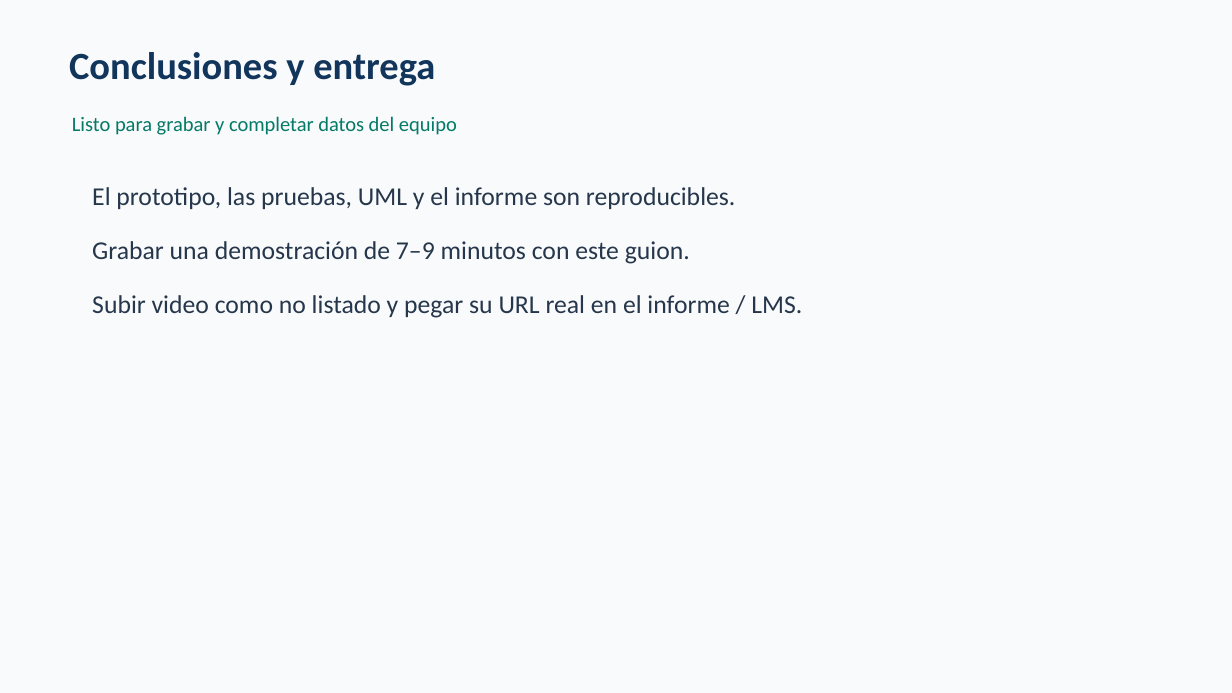
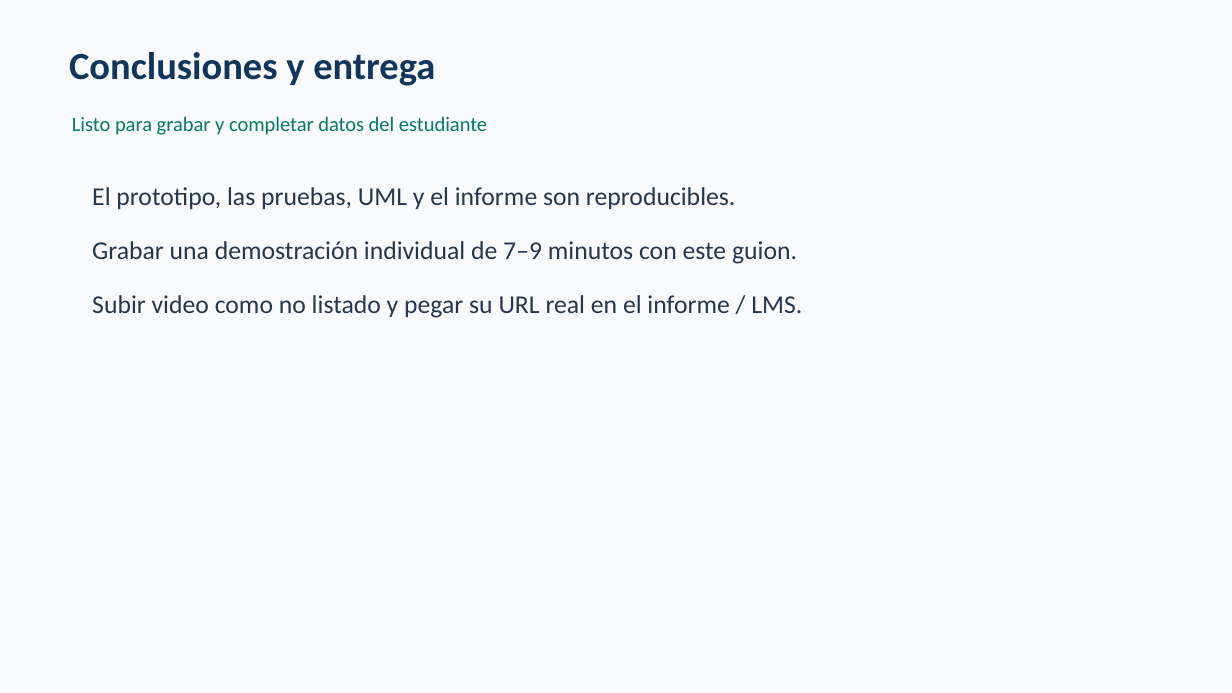
Before and after one commit to Sakman37/Estrategias, a slide deck: slide 9 of PRESENTACION.pptx. Drawn at 1232x693 pixels with LibreOffice and Linux fonts; fonts in the diff are those of the drawing. Boxes give left, top, right and bottom in pixels: in the first picture for what was removed or moved away, otherwise in the second. Text is boxed around its words. In the diff, an @@ line names an element or a change of style, - is before the commit and + after.

```diff
--- a/PRESENTACION.pptx
+++ b/PRESENTACION.pptx
@@ text at (72,116,487,135): text changed @@
-Listo para grabar y completar datos del equipo
+Listo para grabar y completar datos del estudiante
@@ text at (92,241,797,264): text changed @@
-Grabar una demostración de 7–9 minutos con este guion.
+Grabar una demostración individual de 7–9 minutos con este guion.
```
Also in this commit, not shown: 1 other slide changed, 10 other files.
